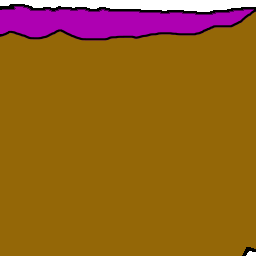
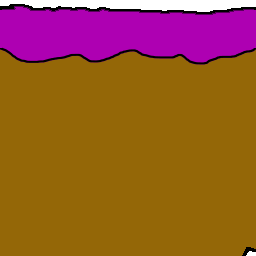
Comparing the layer stacks of the two w=256, h=256 images. Changes:
hid "N3XU Right", painted on it over <box>0,10,256,65</box>
added layer "N3XU-Middle-New" above "N3XU" over <box>0,10,256,65</box>
